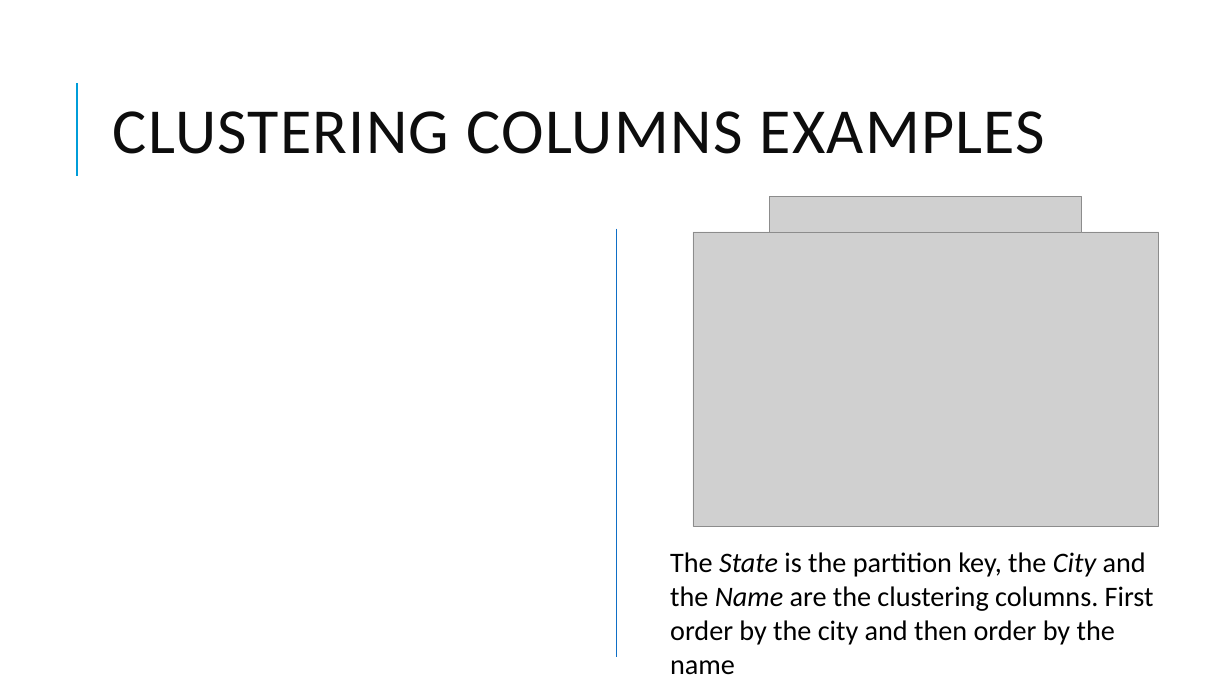
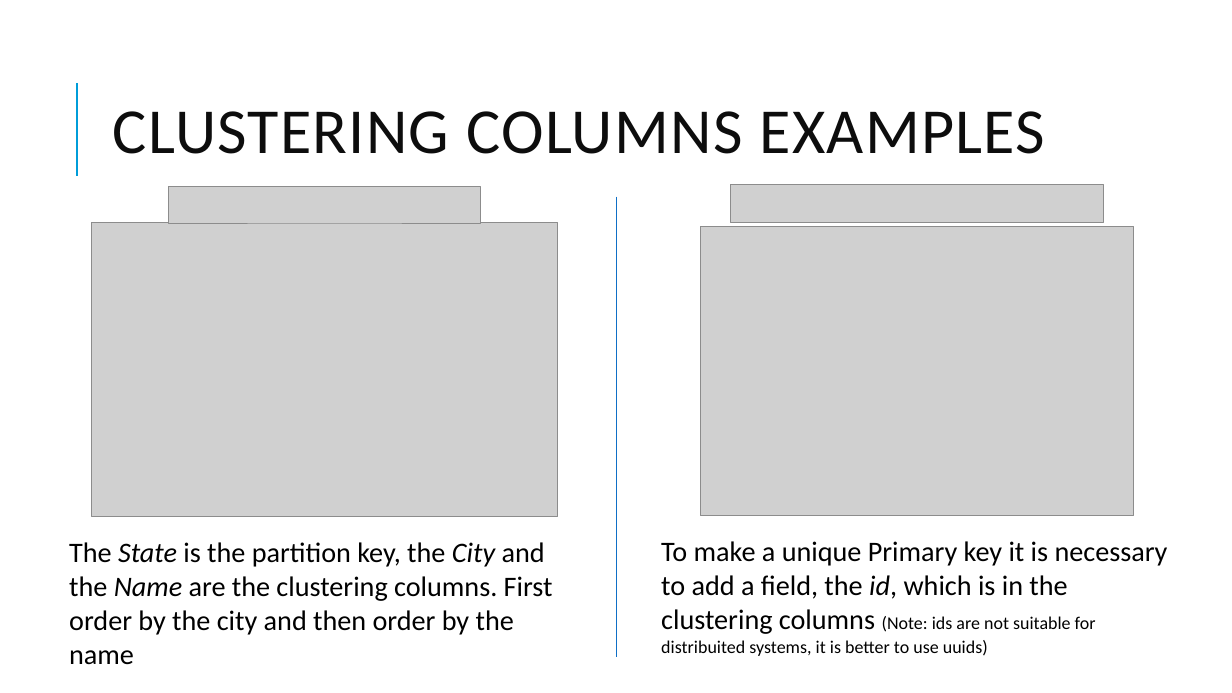
Before and after one commit to DebbyX3/cassandra-project, a slide deck: slide 17 of Cassandra project.pptx (slide 14 before the commit). Drawn at 1232x693 pixels with LibreOffice and Linux fonts; fonts in the diff are those of the drawing; grey boxes stand for pictures. Boxes give left, top, right and bottom in pixels: in the first picture for what was removed or moved away, otherwise in the second. Text is boxed around its words. In the diff, an @@ line names an element or a change of style, - is before the commit and + after.

```diff
--- a/Cassandra project.pptx
+++ b/Cassandra project.pptx
@@ line moved from (616, 229) - (616, 657) to (616, 197) - (616, 657) @@
@@ picture added at bbox=[730, 185, 1104, 222] @@
@@ picture added at bbox=[701, 226, 1134, 516] @@
@@ 2 pictures, 1 text: place and size @@
-2 pictures, 1 text at bbox=[670, 197, 1159, 645]
+2 pictures, 1 text at bbox=[69, 187, 558, 635]
@@ text added at bbox=[661, 541, 1168, 656], 22 pt, text #000000 @@
+To make a unique Primary key it is necessary to add a field, the id, which is in the clustering columns (Note: ids are not suitable for distribuited systems, it is better to use uuids)
```
Also in this commit, not shown: 6 slides added, 2 slides removed.
